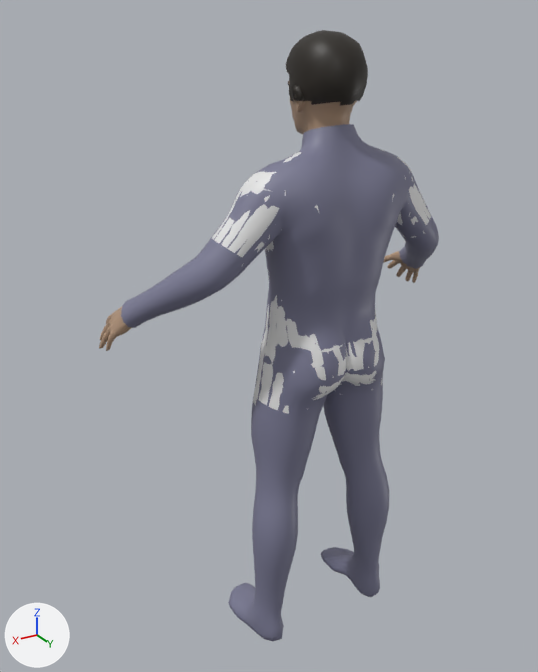
The glTF model godot/assets/humans/man_05.glb as it was, and as the next commit left it.
Before and after are seen from a 50 mm lens placed at (1.114, 1.539, 1.785), pointed at (0.075, -0.194, 0.918). Lighting does not change. The marker at lower left points along +X, +Y and +Z. The first picture is the older version. Vertices at exactly the same position are counted once.

Objects in the first picture: 'body', 'hair', 'lower', 'top'.
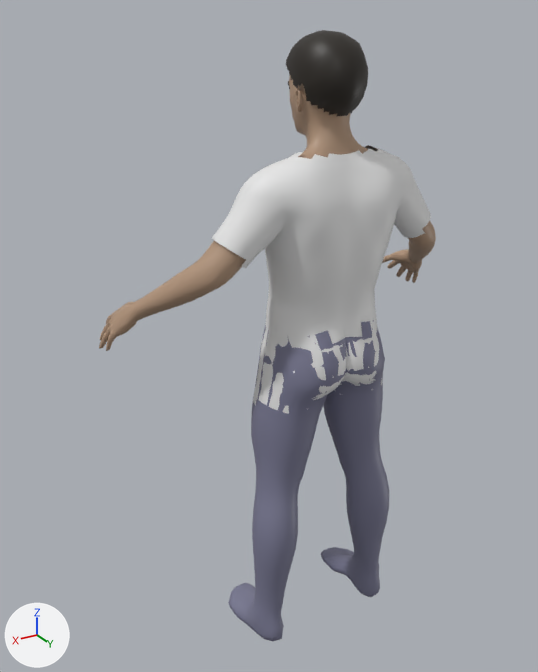
Boxes [x1, y1, x2, y2] around the edits, measured in the pictures (538 x 672 px):
```json
{"object": "lower", "change": "reshaped", "before": [121, 124, 439, 642], "after": [228, 320, 389, 642], "on screen": "49% narrower, 38% shorter"}
{"object": "hair", "change": "reshaped", "before": [286, 30, 368, 105], "after": [286, 30, 368, 117], "on screen": "16% taller"}
{"part": 1, "of": "me_base_003", "change": "built on", "before": [286, 51, 368, 105], "after": [286, 51, 368, 117]}
{"part": 2, "of": "me_base_002", "change": "deleted", "before": [121, 124, 439, 342]}
{"object": "top", "change": "unchanged, uncovered by the edit", "before": [212, 149, 431, 414], "after": [212, 145, 431, 414]}
{"object": "body", "change": "unchanged, uncovered by the edit", "before": [99, 83, 420, 351], "after": [99, 75, 436, 351]}
```

Scene script edits in JSON lines:
```json
{"block": "me_base_003", "where": "# used by ob_hair; location = (0.0, 0.0, 0.0)"}
{"op": "remove", "block": "me_base_003", "code": "me_base_003.from_pydata(...)  # 655 vertices, 1156 faces; spans x -0.1..0.1, y -0.137..0.065, z 1.588..1.753"}
{"op": "add", "block": "me_base_003", "code": "me_base_003.from_pydata(...)  # 334 vertices, 584 faces; spans x -0.092..0.092, y -0.161..0.066, z 1.561..1.753"}
{"block": "me_base_003", "change": "me_base_003 part 1: 8 vertices moved within x -0.087..0.087, y -0.072..0.047, z 1.672..1.69; 596 vertices removed from x -0.1..0.1, y -0.137..0.065, z 1.588..1.729; 275 vertices added at x -0.092..0.092, y -0.161..0.066, z 1.561..1.729"}
{"block": "me_base_002", "where": "# used by ob_lower; location = (0.0, 0.0, 0.0)"}
{"op": "remove", "block": "me_base_002", "code": "me_base_002.from_pydata(...)  # 2674 vertices, 5300 faces; spans x -0.52..0.52, y -0.25..0.11, z -0.01..1.54"}
{"op": "add", "block": "me_base_002", "code": "me_base_002.from_pydata(...)  # 1367 vertices, 2692 faces; spans x -0.25..0.25, y -0.22..0.11, z -0.01..1.03"}
{"block": "me_base_002", "change": "me_base_002 part 2: 1307 vertices removed from x -0.52..0.52, y -0.25..0.11, z 1.03..1.54"}
```
